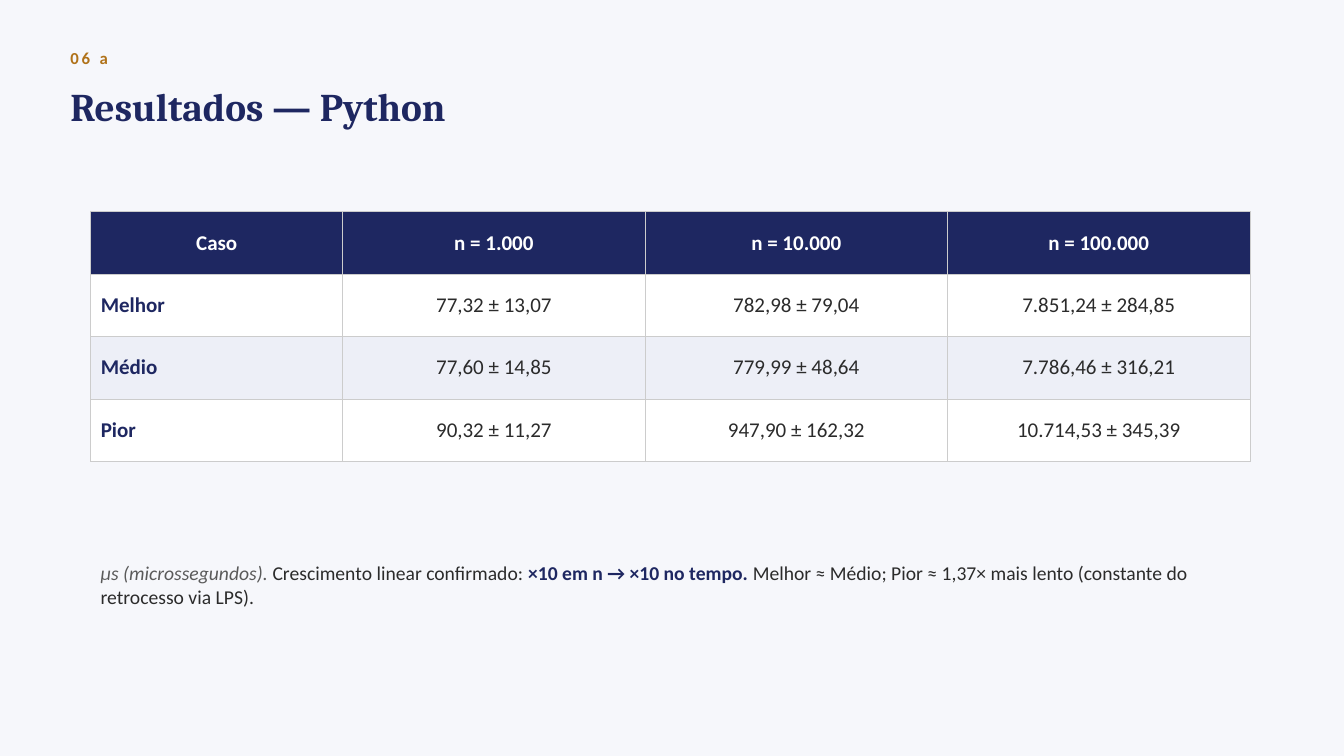
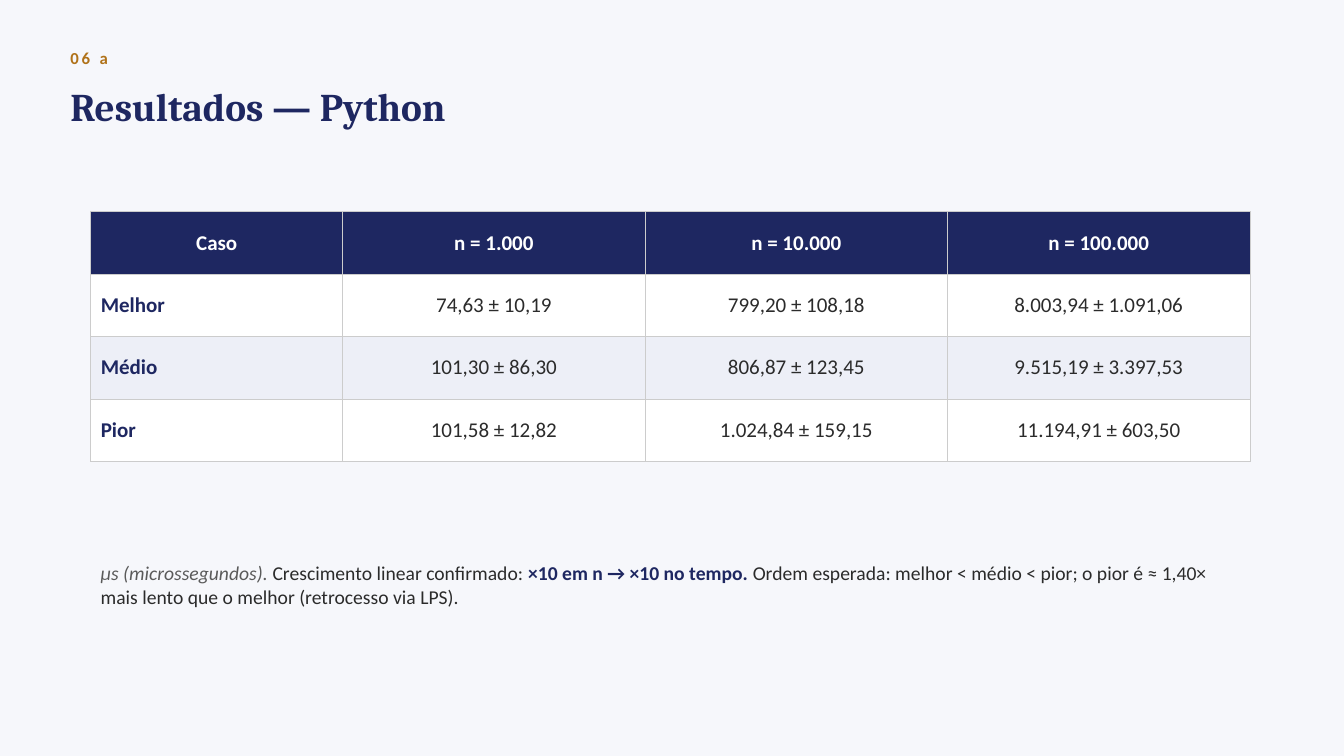
Before and after one commit to PedroGarcez13/kmp-complexity-analysis, a slide deck: slide 8 of slides/KMP_Apresentação.pptx. Drawn at 1344x756 pixels with LibreOffice and Linux fonts; fonts in the diff are those of the drawing. Boxes give left, top, right and bottom in pixels: in the first picture for what was removed or moved away, otherwise in the second. Text is boxed around its words. In the diff, an @@ line names an element or a change of style, - is before the commit and + after.

```diff
--- a/slides/KMP_Apresentação.pptx
+++ b/slides/KMP_Apresentação.pptx
@@ table at box(91, 212, 1250, 444) @@
-row 2: Melhor | 77,32 ± 13,07 | 782,98 ± 79,04 | 7.851,24 ± 284,85
+row 2: Melhor | 74,63 ± 10,19 | 799,20 ± 108,18 | 8.003,94 ± 1.091,06
-row 3: Médio | 77,60 ± 14,85 | 779,99 ± 48,64 | 7.786,46 ± 316,21
+row 3: Médio | 101,30 ± 86,30 | 806,87 ± 123,45 | 9.515,19 ± 3.397,53
-row 4: Pior | 90,32 ± 11,27 | 947,90 ± 162,32 | 10.714,53 ± 345,39
+row 4: Pior | 101,58 ± 12,82 | 1.024,84 ± 159,15 | 11.194,91 ± 603,50
@@ text at box(101, 566, 1206, 607): text changed @@
-µs (microssegundos). Crescimento linear confirmado: ×10 em n → ×10 no tempo. Melhor ≈ Médio; Pior ≈ 1,37× mais lento (constante do retrocesso via LPS).
+µs (microssegundos). Crescimento linear confirmado: ×10 em n → ×10 no tempo. Ordem esperada: melhor < médio < pior; o pior é ≈ 1,40× mais lento que o melhor (retrocesso via LPS).
```
Also in this commit, not shown: 3 other slides changed, 10 other files.
